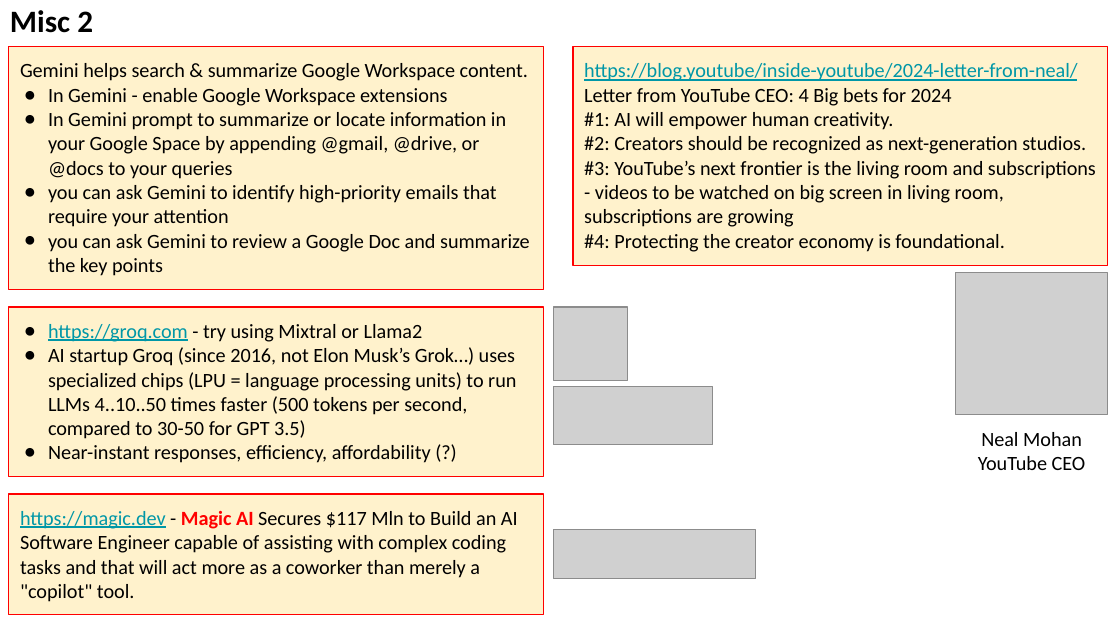
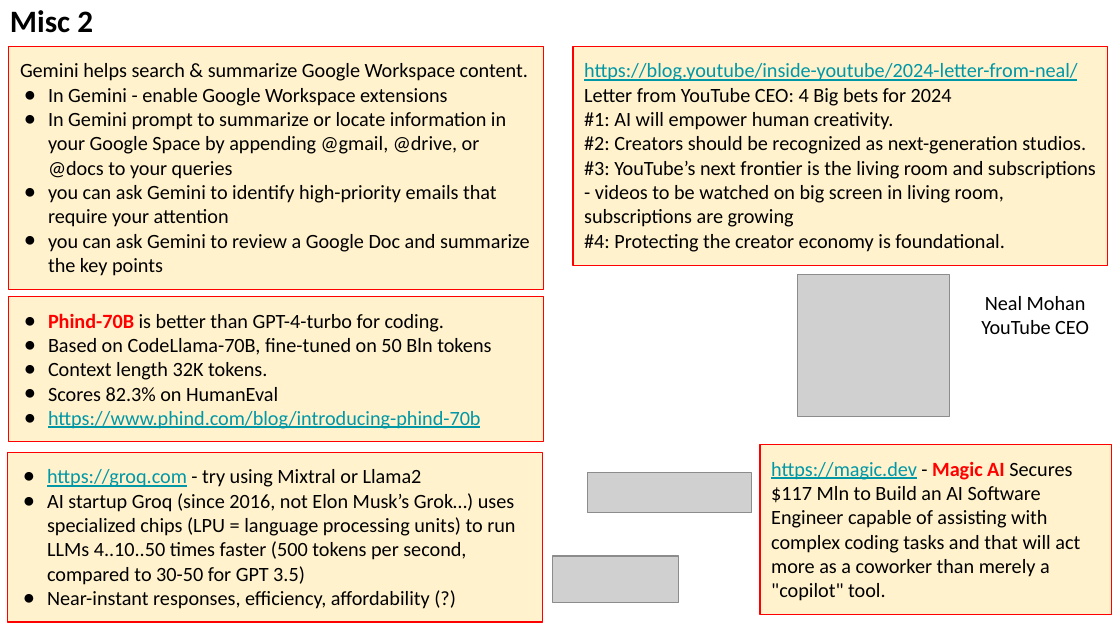
Before and after one commit to lselector/seminar, a slide deck: slide 10 of 2024/2024-02-23-AI-Updates.pptx. Drawn at 1120x630 pixels with LibreOffice and Linux fonts; fonts in the diff are those of the drawing; grey boxes stand for pictures. Boxes give left, top, right and bottom in pixels: in the first picture for what was removed or moved away, otherwise in the second. Text is boxed around its words. In the diff, an @@ line names an element or a change of style, - is before the commit and + after.

```diff
--- a/2024/2024-02-23-AI-Updates.pptx
+++ b/2024/2024-02-23-AI-Updates.pptx
@@ rectangle added at [9,297,543,442], fill #FFF2CC, outline #FF0000 0.75 pt, 13 pt, text #000000 @@
+● Phind-70B is better than GPT-4-turbo for coding.
+● Based on CodeLlama-70B, fine-tuned on 50 Bln tokens
+● Context length 32K tokens.
+● Scores 82.3% on HumanEval
+● https://www.phind.com/blog/introducing-phind-70b
@@ picture: place and size @@
-picture at [955,273,1107,416]
+picture at [797,274,949,417]
@@ text "Neal Mohan": place and size @@
-text "Neal Mohan" at [978,432,1086,470]
+text "Neal Mohan" at [981,296,1089,334]
@@ picture removed at [553,307,627,381] @@
@@ picture removed at [553,386,712,445] @@
@@ rectangle "https://magic.dev - Magic AI Secures ...": place and size @@
-rectangle "https://magic.dev - Magic AI Secures ..." at [9,494,543,615]
+rectangle "https://magic.dev - Magic AI Secures ..." at [760,445,1112,615]
@@ rectangle "https://groq.com - try using Mixtral ...": place and size @@
-rectangle "https://groq.com - try using Mixtral ..." at [9,307,543,477]
+rectangle "https://groq.com - try using Mixtral ..." at [8,452,542,623]
@@ picture added at [587,473,752,513] @@
@@ picture removed at [553,530,756,579] @@
@@ picture added at [552,556,679,601] @@
```
Also in this commit, not shown: 5 other slides changed, 2 slides added.
